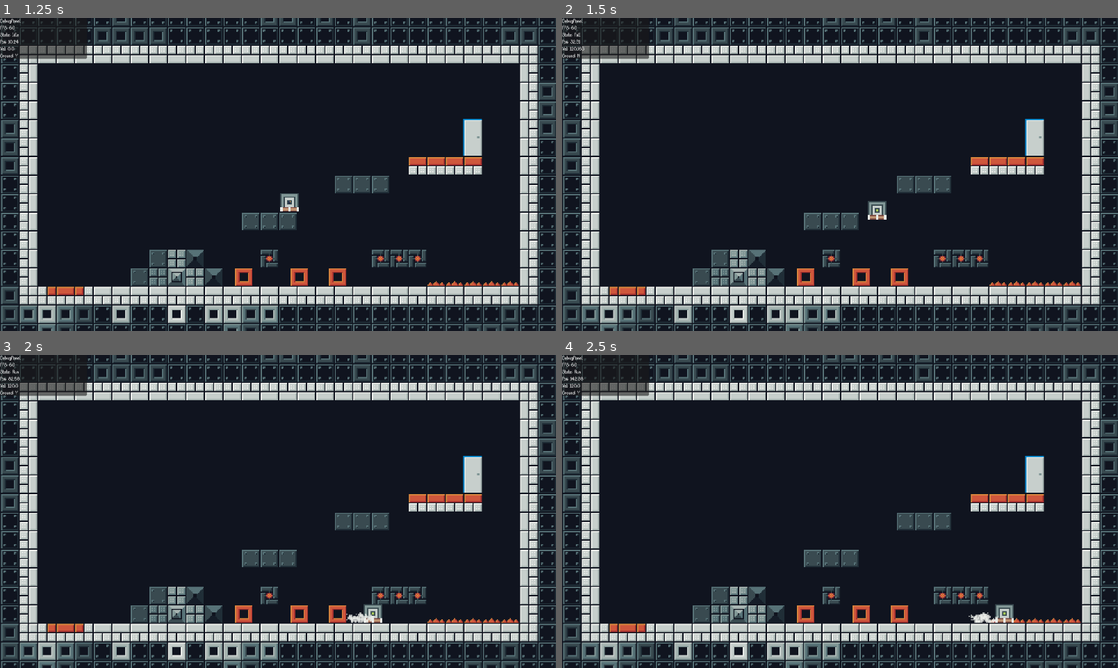
Above: before the commit, frames 1-4 (two rows, left to right).
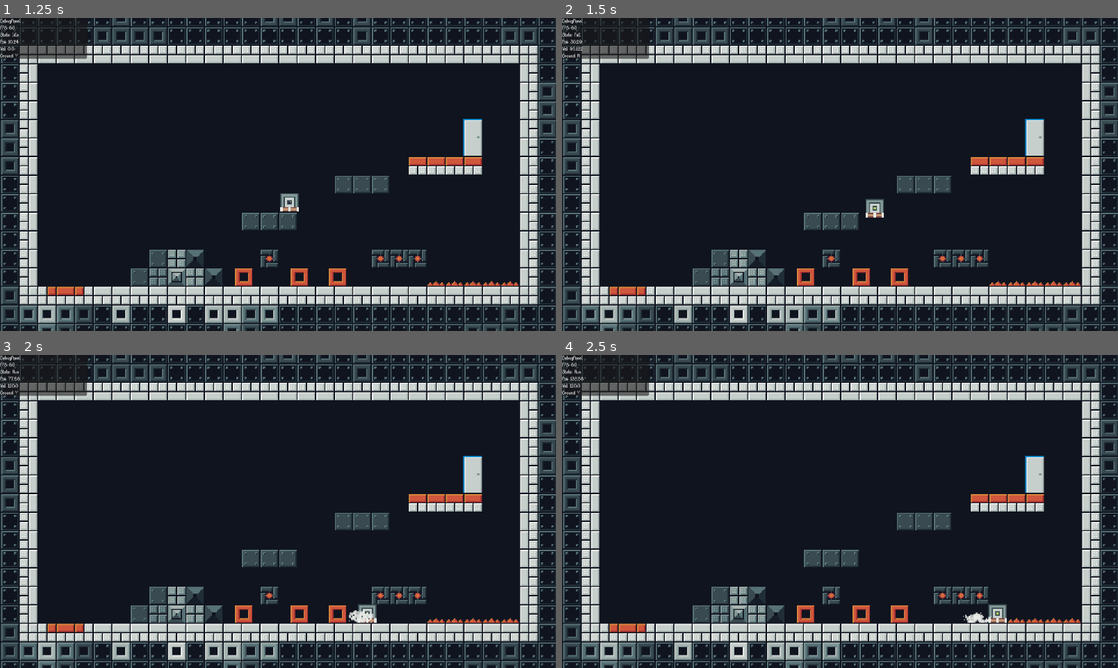
Above: after the commit, the same moments.

Repository: LeZellus/pistonprecision
Game: Godot game, scene res://scenes/worlds/MainScene.tscn
Two runs of this game, one before a commit and one after it. Both use one fixed random seed, a clock stepped at 60 frames per second and the inputs below.
Inputs:
- Up to frame 1 (1.25 s): click "Play" at 0.5 s
- Up to frame 2 (1.5 s): tap Enter at 1.25 s; hold D (move_right) from 1.28 s (still down)
- Up to frame 3 (2 s): keep holding D (move_right); tap Space (jump) at 1.52 s
- Up to frame 4 (2.5 s): keep holding D (move_right); tap Space (jump) at 2.27 s

Frame 1 is identical in both runs. In frame 2, 0.3% of the frame differs, in the area x 1-59%, y 6-65%; in frame 3, 0.2%; in frame 4, 0.3%, in the area x 1-82%, y 6-86%.

Commit message:
Update states

Diff:
--- a/scripts/managers/SceneManager.gd
+++ b/scripts/managers/SceneManager.gd
@@ -52,7 +52,7 @@
 
 	await load_room(room_id)
 
-func load_room(room_id: String, spawn_id: String = "default"):
+func load_room(room_id: String, _spawn_id: String = "default"):
 	if not current_world:
 		push_error("Aucun monde chargé")
 		return
--- a/scripts/player/components/PlayerPhysics.gd
+++ b/scripts/player/components/PlayerPhysics.gd
@@ -1,3 +1,4 @@
+# scripts/player/components/PlayerPhysics.gd - Version optimisée
 class_name PlayerPhysics
 extends Node
 
@@ -15,13 +16,15 @@
 		player.velocity.y += gravity * PlayerConstants.GRAVITY_MULTIPLIER * delta
 		player.velocity.y = min(player.velocity.y, PlayerConstants.MAX_FALL_SPEED)
 
-func apply_movement(_delta: float):
+func apply_movement(delta: float, air_modifier: float = 1.0):
+	"""Mouvement unifié pour sol et air"""
 	var input_dir = InputManager.get_movement()
+
 	if input_dir != 0:
-		player.velocity.x = input_dir * PlayerConstants.SPEED
+		var target_speed = input_dir * PlayerConstants.SPEED * air_modifier
+		var acceleration = PlayerConstants.ACCELERATION * delta
 
-func apply_air_movement(delta: float):
-	apply_movement(delta)
+		player.velocity.x = move_toward(player.velocity.x, target_speed, acceleration)
 
 func apply_friction(delta: float):
 	var friction_value = PlayerConstants.FRICTION if player.is_on_floor() else PlayerConstants.AIR_RESISTANCE
--- a/scripts/player/states/FallState.gd
+++ b/scripts/player/states/FallState.gd
@@ -6,7 +6,7 @@
 
 func process_physics(delta: float) -> State:
 	parent.physics_component.apply_gravity(delta)
-	parent.physics_component.apply_air_movement(delta)
+	parent.physics_component.apply_movement(delta, 0.8)  # 80% efficacité en l'air
+
 	parent.move_and_slide()
-
 	return StateTransitions.get_next_state(self, parent, delta)
--- a/scripts/player/states/IdleState.gd
+++ b/scripts/player/states/IdleState.gd
@@ -6,7 +6,11 @@
 
 func process_physics(delta: float) -> State:
 	parent.physics_component.apply_gravity(delta)
-	parent.physics_component.apply_friction(delta)
+
+	if InputManager.get_movement() != 0:
+		parent.physics_component.apply_movement(delta)  # 100% efficacité au sol
+	else:
+		parent.physics_component.apply_friction(delta)
+
 	parent.move_and_slide()
-
 	return StateTransitions.get_next_state(self, parent, delta)
--- a/scripts/player/states/JumpState.gd
+++ b/scripts/player/states/JumpState.gd
@@ -10,14 +10,12 @@
 
 func process_physics(delta: float) -> State:
 	parent.physics_component.apply_gravity(delta)
-	parent.physics_component.apply_air_movement(delta)
+	parent.physics_component.apply_movement(delta, 0.8)  # 80% efficacité en l'air
 
-	# Jump cut
 	if parent.velocity.y < 0 and InputManager.was_jump_released():
 		parent.velocity.y *= PlayerConstants.JUMP_CUT_MULTIPLIER
 
 	parent.move_and_slide()
-
 	return StateTransitions.get_next_state(self, parent, delta)
 
 func _perform_jump():
--- a/scripts/player/states/RunState.gd
+++ b/scripts/player/states/RunState.gd
@@ -6,7 +6,11 @@
 
 func process_physics(delta: float) -> State:
 	parent.physics_component.apply_gravity(delta)
-	parent.physics_component.apply_movement(delta)
+
+	if InputManager.get_movement() != 0:
+		parent.physics_component.apply_movement(delta)  # 100% efficacité au sol
+	else:
+		parent.physics_component.apply_friction(delta)
+
 	parent.move_and_slide()
-
 	return StateTransitions.get_next_state(self, parent, delta)
